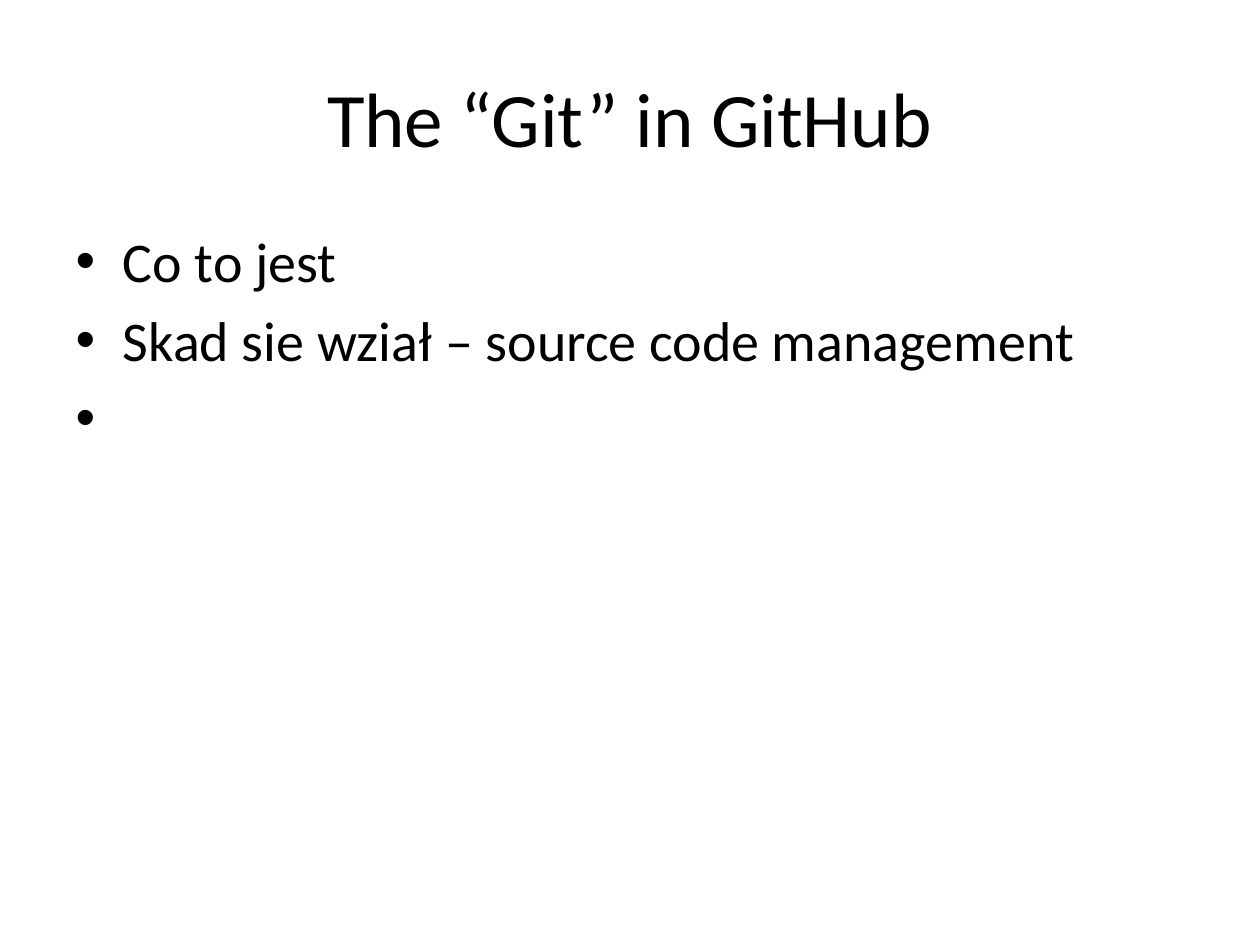
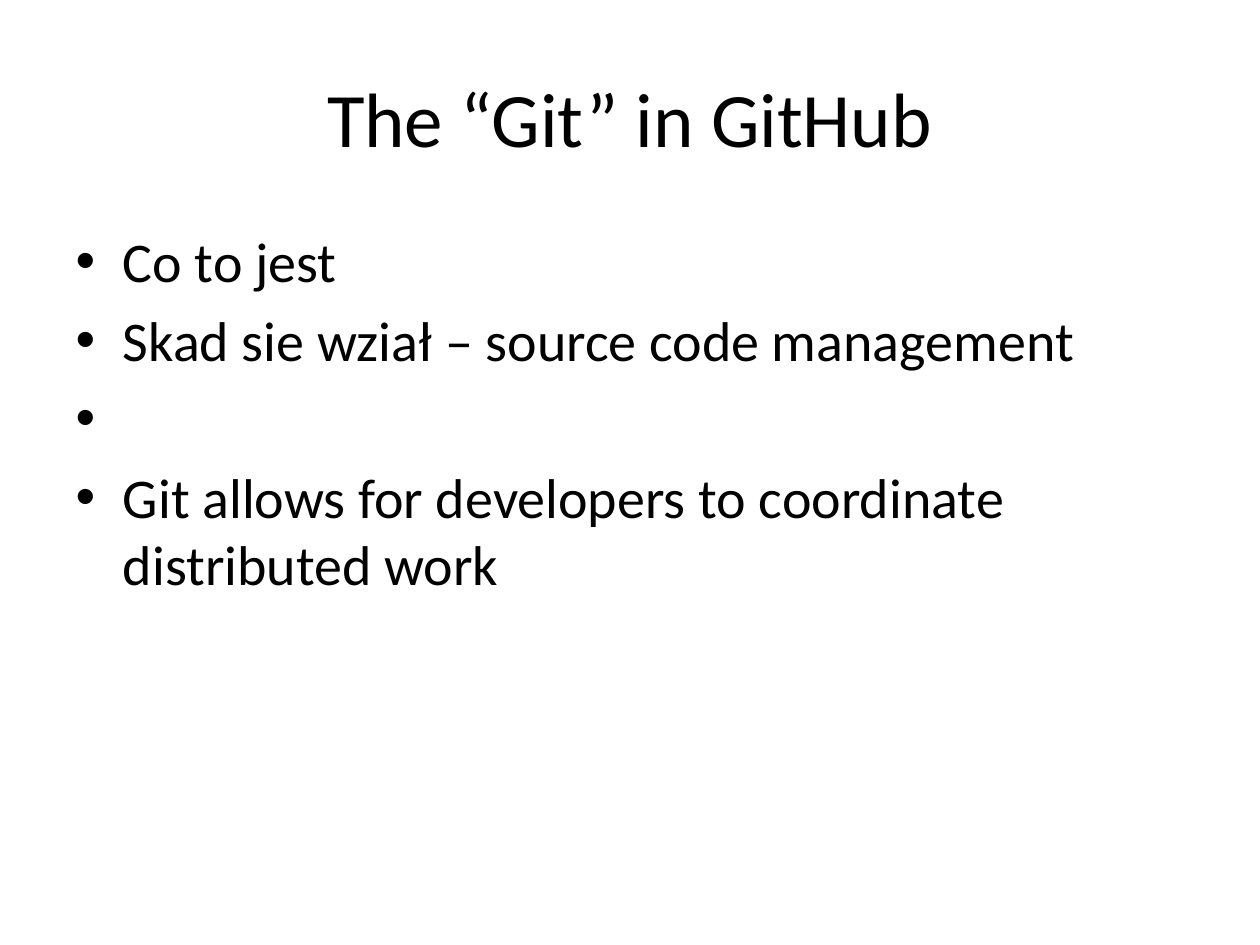
Before and after one commit to krzysztofkaluzny/codeweek, a slide deck: slide 9 of GitHub - Talk .pptx. Drawn at 1260x945 pixels with LibreOffice and Linux fonts; fonts in the diff are those of the drawing. Boxes give left, top, right and bottom in pixels: in the first picture for what was removed or moved away, otherwise in the second. Text is boxed around its words. In the diff, an @@ line names an element or a change of style, - is before the commit and + after.

```diff
--- a/GitHub - Talk .pptx
+++ b/GitHub - Talk .pptx
@@ text at (x1=123, y1=479, x2=1004, y2=586): paragraph added @@
+• Git allows for developers to coordinate distributed work
```
Also in this commit, not shown: 3 other slides changed, 1 slide added.
